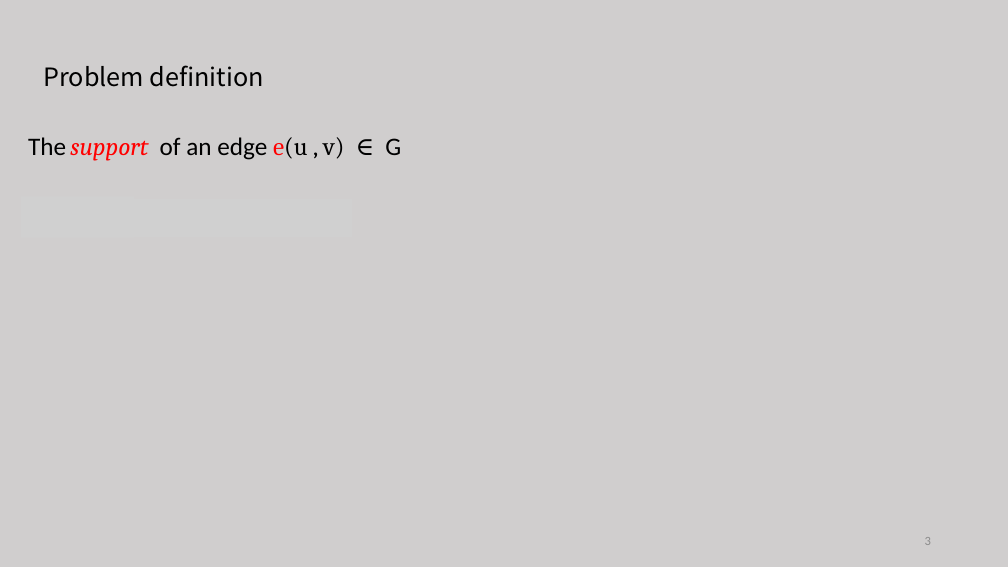
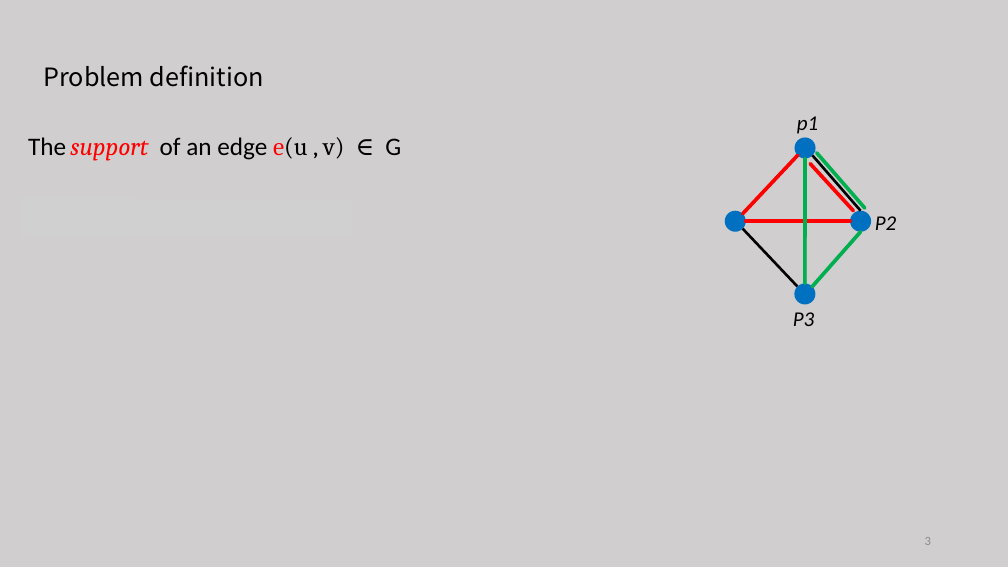
Before and after one commit to tianzhuwei/PPT, a slide deck: slide 3 of 魏天柱--Truss decomposition in massive networks.pptx. Drawn at 1008x567 pixels with LibreOffice and Linux fonts; fonts in the diff are those of the drawing; grey boxes stand for pictures. Boxes give left, top, right and bottom in pixels: in the first picture for what was removed or moved away, otherwise in the second. Text is boxed around its words. In the diff, an @@ line names an element or a change of style, - is before the commit and + after.

```diff
--- a/魏天柱--Truss decomposition in massive networks.pptx
+++ b/魏天柱--Truss decomposition in massive networks.pptx
@@ text added at (x1=797, y1=116, x2=818, y2=134), 20 pt, text #000000, italic @@
+p1
@@ ellipse added at (x1=795, y1=138, x2=816, y2=159), fill #0070C0 @@
@@ line added from (798, 156) to (743, 214), #000000 2.5 pt @@
@@ line added from (798, 156) to (743, 214), #FF0000 3.5 pt @@
@@ line added from (805, 159) to (805, 284), #000000 2.5 pt @@
@@ line added from (805, 159) to (805, 284), #00B050 3.5 pt @@
@@ line added from (811, 163) to (854, 211), #FF0000 3.5 pt @@
@@ line added from (813, 156) to (861, 211), #000000 2.5 pt @@
@@ line added from (817, 153) to (865, 208), #00B050 3.5 pt @@
@@ ellipse added at (x1=725, y1=211, x2=746, y2=232), fill #0070C0 @@
@@ line added from (743, 228) to (798, 287), #000000 2.5 pt @@
@@ line added from (746, 222) to (850, 222), #000000 2.5 pt @@
@@ line added from (746, 222) to (850, 222), #FF0000 3.5 pt @@
@@ line added from (861, 232) to (813, 287), #000000 2.5 pt @@
@@ line added from (861, 232) to (813, 287), #00B050 3.5 pt @@
@@ ellipse added at (x1=850, y1=211, x2=871, y2=232), fill #0070C0 @@
@@ text added at (x1=875, y1=216, x2=896, y2=230), 20 pt, text #000000, italic @@
+P2
@@ ellipse added at (x1=795, y1=284, x2=816, y2=305), fill #0070C0 @@
@@ text added at (x1=793, y1=312, x2=814, y2=326), 20 pt, text #000000, italic @@
+P3
```
Also in this commit, not shown: 3 other slides changed, 7 slides added, 3 slides removed.
